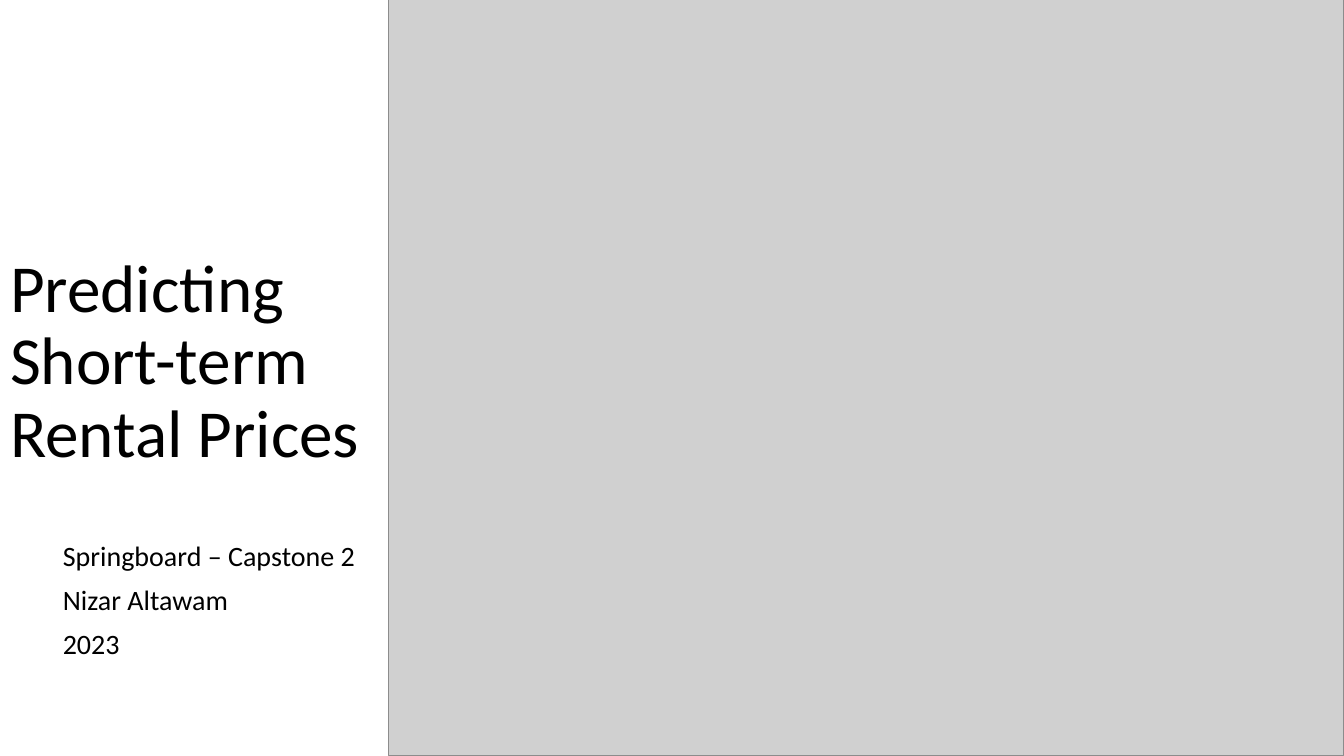
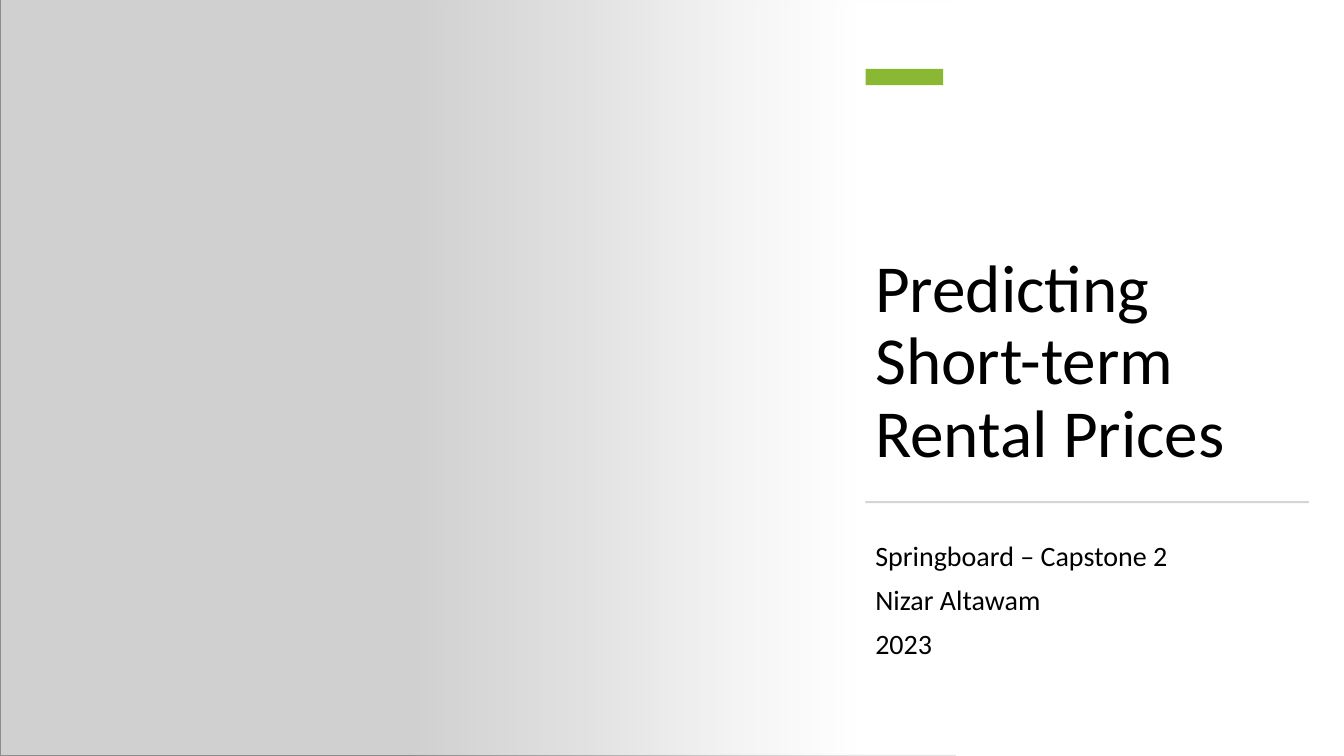
Before and after one commit to n-altawam/Sprinboard, a slide deck: slide 1 of Capstone 2/Report Files/Capstone 2 Presentation.pptx. Drawn at 1344x756 pixels with LibreOffice and Linux fonts; fonts in the diff are those of the drawing; grey boxes stand for pictures. Boxes give left, top, right and bottom in pixels: in the first picture for what was removed or moved away, otherwise in the second. Text is boxed around its words. In the diff, an @@ line names an element or a change of style, - is before the commit and + after.

```diff
--- a/Capstone 2/Report Files/Capstone 2 Presentation.pptx
+++ b/Capstone 2/Report Files/Capstone 2 Presentation.pptx
@@ picture: place and size @@
-picture at (388,0,1344,756)
+picture at (0,0,956,756)
@@ rectangle added at (409,0,1344,756), fill gradient #FFFFFF @@
@@ rectangle added at (866,69,943,85), fill #8AB833 @@
@@ title "Predicting Short-term Rental Prices": place and size @@
-title "Predicting Short-term Rental Prices" at (10,265,359,458)
+title "Predicting Short-term Rental Prices" at (875,265,1224,458)
@@ rectangle added at (866,501,1310,503), fill #D5D5D5 @@
@@ subtitle "Springboard – Capstone 2": place and size @@
-subtitle "Springboard – Capstone 2" at (63,546,355,655)
+subtitle "Springboard – Capstone 2" at (875,546,1167,654)
```
Also in this commit, not shown: 5 other slides changed, 1 slide added, 9 other files.
